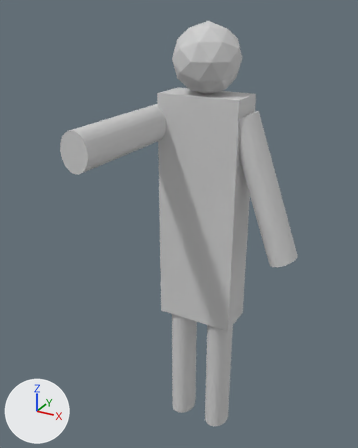
What one commit did to the OBJ model MAC420_ComputacaoGrafica/EP2/Models/player.obj.
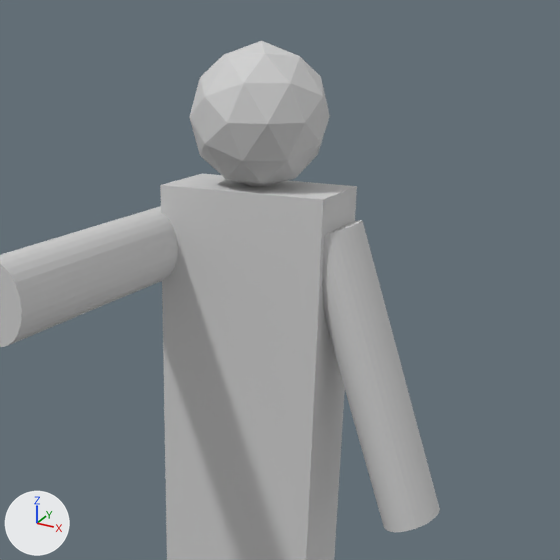
There are two pictures of each version: one whole from a 50 mm lens placed at (0.433, -0.899, 0.468), pointed at (-0.01, -0.095, 0.066), one close up on the part from 21% to 100% of the width and 0% to 63% of the height. Arrows for +X, +Y and +Z are at lower left; the lights stay in place. Where no turn or scale is listed for an object, it has been applied to the vertices.

Objects in the first close-up: 'player'.
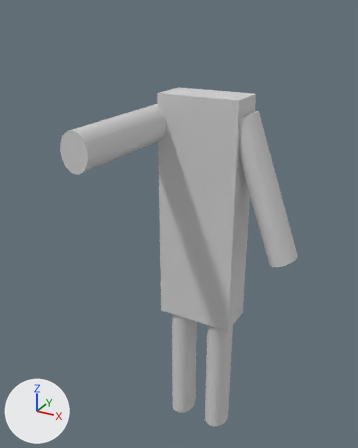
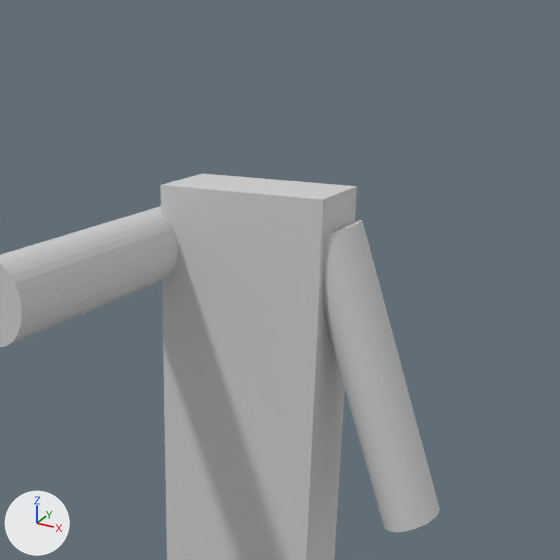
The newer file is also rescaled (x0.498) as a whole; pictures and numbers use the older file's frame.

Boxes [x1, y1, x2, y2] around the edits, measured in the close-ups (560 x 560 px):
'player', reshaped
    before: [0, 41, 440, 560]
    after: [0, 174, 440, 560]
part 1 of me_player, deleted
    before: [190, 41, 330, 187]

What the commit changed:
me_player has 306 vertices, 454 faces and spans x -0.124..0.21, y -0.293..0.069, z -0.497..0.443.
me_player is used by ob_player; location (0.0, 0.0, 0.0).
me_player part 1: the loose piece of 42 vertices spanning x -0.065..0.064, y -0.066..0.069, z 0.308..0.443 is deleted.
